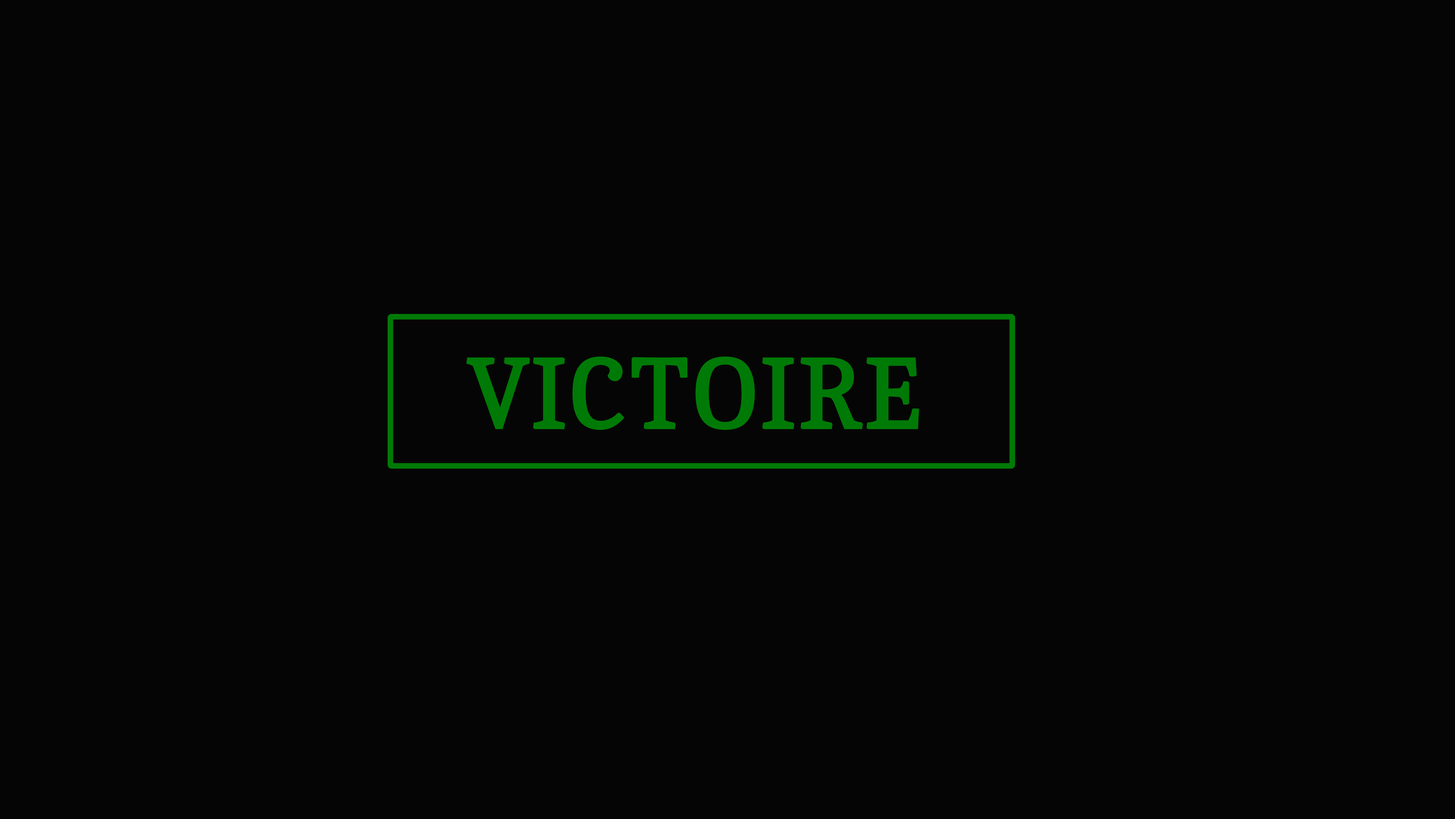
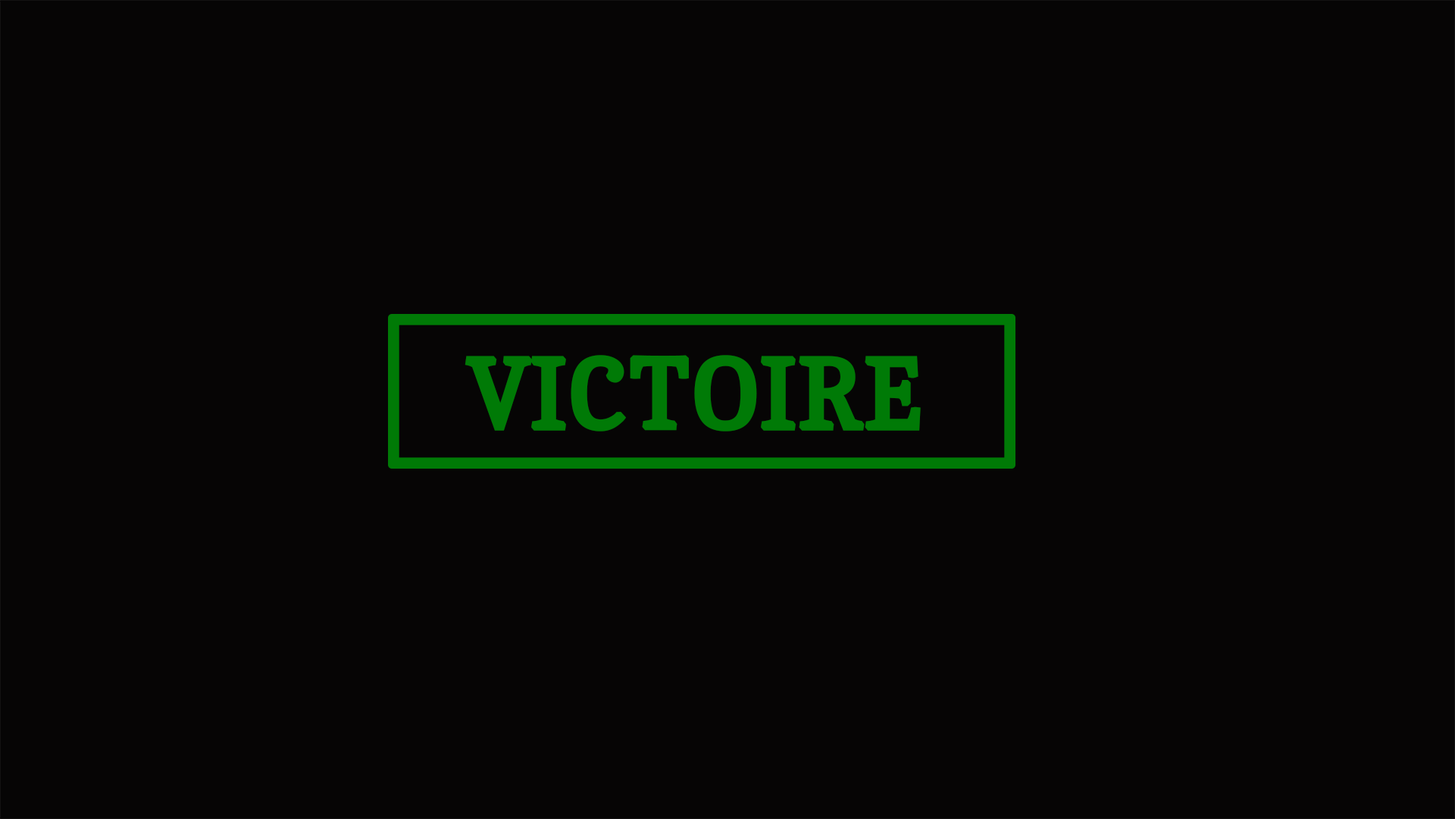
Two versions of the same layered image (1455x819). Layer-by-layer changes:
painted on "VICTOIRE" over [488, 354, 898, 431]
painted on "Rectangle arrondi 1" over [392, 319, 1010, 464]
